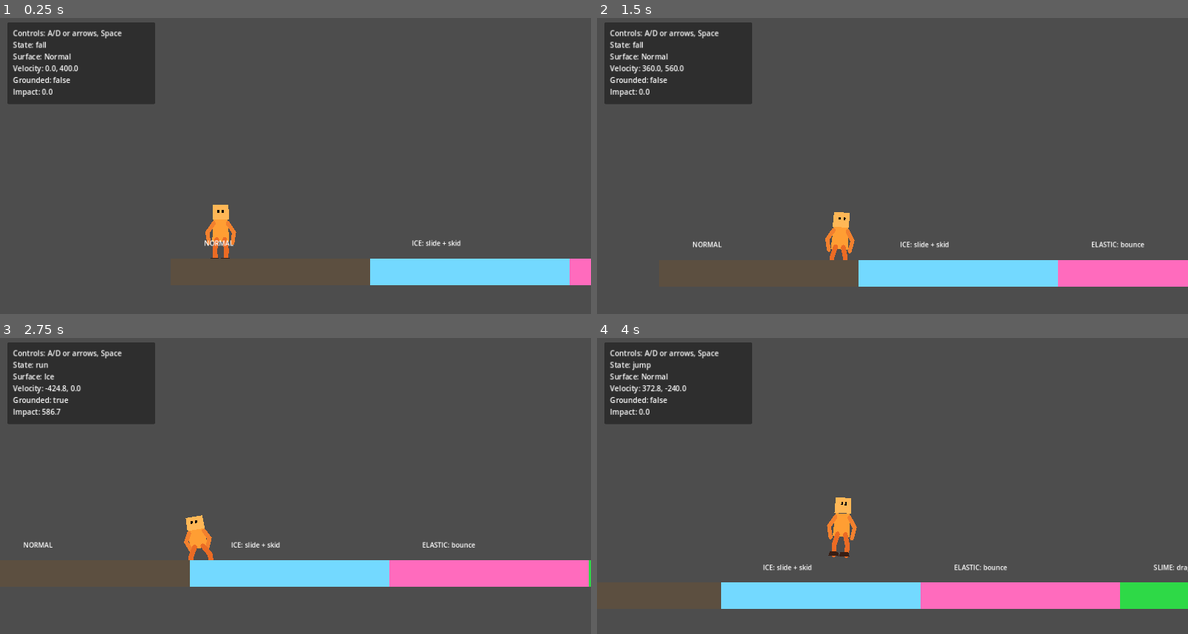
Above: before the commit, frames 1-4 (two rows, left to right).
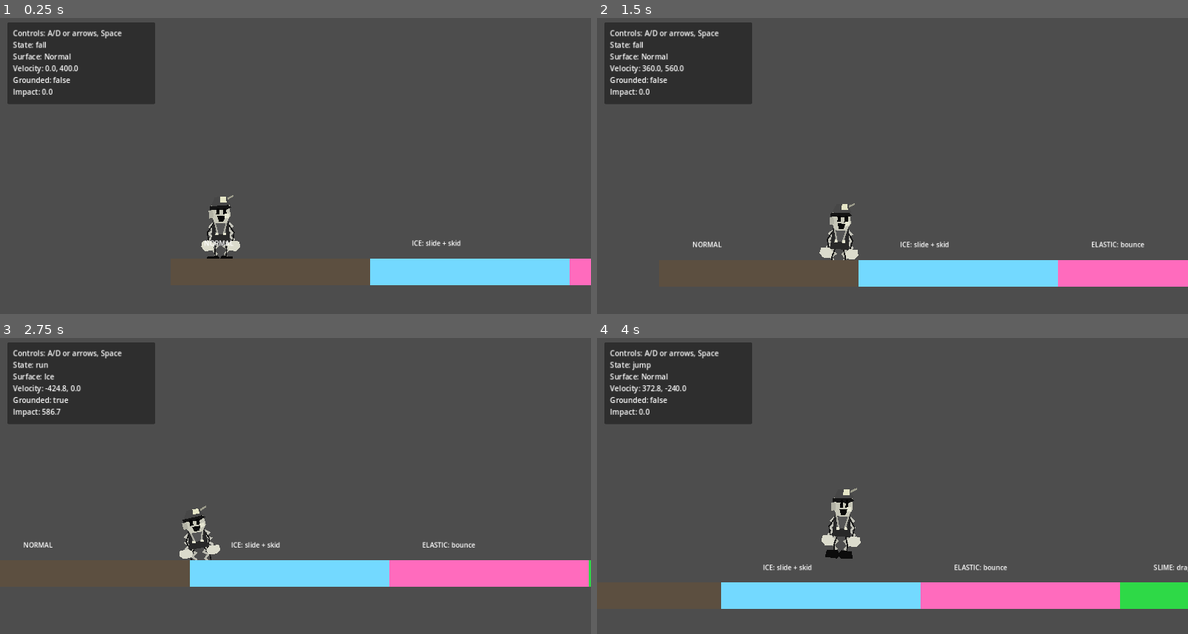
Above: after the commit, the same moments.

Repository: lseyesl/rubber-hose-animation
Game: Godot game, scene res://scenes/Main.tscn
Same seed, same stepped clock (60 frames per second), same inputs: the game is played once before the commit and once after it.
Inputs:
- Up to frame 1 (0.25 s): no input
- Up to frame 2 (1.5 s): hold D (move_right) from 0.53 s (still down); tap Space (jump) at 0.77 s
- Up to frame 3 (2.75 s): tap Space (jump) at 1.52 s; release D (move_right) at 2.03 s; hold A (move_left) from 2.03 s (still down)
- Up to frame 4 (4 s): release A (move_left) at 2.78 s; hold D (move_right) from 2.78 s (still down); tap Space (jump) at 3.02, 3.77 s

The runs differ from the first frame. In frame 1, 0.7% of the frame differs, in the area x 34-41%, y 59-82%; in frame 2, 0.7%; in frame 3, 0.6%; in frame 4, 0.8%, in the area x 38-45%, y 50-75%.

Commit message:
Redesign player character as vintage rubber-hose miner
Replace orange placeholder visuals with grayscale 1930s cartoon miner:
helmet with lamp, overalls with straps/buttons, spring coil limbs,
white gloves, oversized boots, expressive face (eyes, mouth, cheek).

Preserve all core animation node names (Body, Head, LeftArm, RightArm,
LeftLeg, RightLeg, LeftFoot, RightFoot, Head/Eyes) and types so
ToonAnimator continues working unchanged. Add decorative coil, bib,
strap, button, glove, and face nodes under VisualRoot.

Add task6_miner_visual_checks.gd test for miner visual contract.
Update .gitignore with *.uid and .DS_Store patterns.

Diff:
--- a/scenes/Player.tscn
+++ b/scenes/Player.tscn
@@ -42,66 +42,173 @@
 position = Vector2(0, -52)
 script = ExtResource("4_toon")
 
-[node name="Body" type="Polygon2D" parent="VisualRoot"]
-color = Color(1, 0.62, 0.2, 1)
-polygon = PackedVector2Array(-18, -24, 18, -24, 22, 24, -22, 24)
-
-[node name="Head" type="Polygon2D" parent="VisualRoot"]
-position = Vector2(0, -38)
-color = Color(1, 0.72, 0.34, 1)
-polygon = PackedVector2Array(-20, -16, 20, -16, 21, 16, -21, 16)
+[node name="LeftArmCoil" type="Line2D" parent="VisualRoot"]
+position = Vector2(-20, -15)
+points = PackedVector2Array(0, 0, -8, 7, 1, 14, -10, 21, -2, 28, -12, 36, -8, 45)
+width = 5.0
+default_color = Color(0.76, 0.76, 0.72, 1)
+begin_cap_mode = 2
+end_cap_mode = 2
+
+[node name="RightArmCoil" type="Line2D" parent="VisualRoot"]
+position = Vector2(20, -17)
+points = PackedVector2Array(0, 0, 9, 7, -1, 14, 11, 21, 2, 28, 13, 36, 9, 45)
+width = 5.0
+default_color = Color(0.76, 0.76, 0.72, 1)
+begin_cap_mode = 2
+end_cap_mode = 2
+
+[node name="LeftLegCoil" type="Line2D" parent="VisualRoot"]
+position = Vector2(-11, 20)
+points = PackedVector2Array(0, 0, -7, 7, 2, 14, -8, 22, 0, 30, -6, 39)
+width = 5.0
+default_color = Color(0.72, 0.72, 0.68, 1)
+begin_cap_mode = 2
+end_cap_mode = 2
+
+[node name="RightLegCoil" type="Line2D" parent="VisualRoot"]
+position = Vector2(11, 20)
+points = PackedVector2Array(0, 0, 7, 7, -2, 14, 8, 22, 0, 30, 6, 39)
+width = 5.0
+default_color = Color(0.72, 0.72, 0.68, 1)
+begin_cap_mode = 2
+end_cap_mode = 2
 
 [node name="LeftArm" type="Line2D" parent="VisualRoot"]
 position = Vector2(-18, -16)
 points = PackedVector2Array(0, 0, -16, 20, -12, 42)
-width = 10.0
-default_color = Color(0.95, 0.5, 0.18, 1)
+width = 3.0
+default_color = Color(0.08, 0.08, 0.08, 1)
 begin_cap_mode = 2
 end_cap_mode = 2
 
 [node name="RightArm" type="Line2D" parent="VisualRoot"]
 position = Vector2(18, -16)
 points = PackedVector2Array(0, 0, 16, 20, 12, 42)
-width = 10.0
-default_color = Color(0.95, 0.5, 0.18, 1)
+width = 3.0
+default_color = Color(0.08, 0.08, 0.08, 1)
 begin_cap_mode = 2
 end_cap_mode = 2
 
 [node name="LeftLeg" type="Line2D" parent="VisualRoot"]
 position = Vector2(-10, 20)
 points = PackedVector2Array(0, 0, -5, 22, -3, 42)
-width = 12.0
-default_color = Color(0.92, 0.42, 0.14, 1)
+width = 3.0
+default_color = Color(0.08, 0.08, 0.08, 1)
 begin_cap_mode = 2
 end_cap_mode = 2
 
 [node name="RightLeg" type="Line2D" parent="VisualRoot"]
 position = Vector2(10, 20)
 points = PackedVector2Array(0, 0, 5, 22, 3, 42)
-width = 12.0
-default_color = Color(0.92, 0.42, 0.14, 1)
-begin_cap_mode = 2
-end_cap_mode = 2
+width = 3.0
+default_color = Color(0.08, 0.08, 0.08, 1)
+begin_cap_mode = 2
+end_cap_mode = 2
+
+[node name="Body" type="Polygon2D" parent="VisualRoot"]
+color = Color(0.16, 0.16, 0.16, 1)
+polygon = PackedVector2Array(-20, -22, 20, -22, 24, 24, -24, 24)
+
+[node name="OverallsBib" type="Polygon2D" parent="VisualRoot"]
+position = Vector2(0, -7)
+color = Color(0.34, 0.34, 0.34, 1)
+polygon = PackedVector2Array(-12, -14, 12, -14, 14, 14, -14, 14)
+
+[node name="LeftStrap" type="Line2D" parent="VisualRoot"]
+points = PackedVector2Array(-17, -24, -7, 9)
+width = 4.0
+default_color = Color(0.66, 0.66, 0.62, 1)
+
+[node name="RightStrap" type="Line2D" parent="VisualRoot"]
+points = PackedVector2Array(17, -24, 7, 9)
+width = 4.0
+default_color = Color(0.66, 0.66, 0.62, 1)
+
+[node name="LeftButton" type="Polygon2D" parent="VisualRoot"]
+position = Vector2(-10, 7)
+color = Color(0.9, 0.9, 0.82, 1)
+polygon = PackedVector2Array(-3, -3, 3, -3, 4, 3, -4, 3)
+
+[node name="RightButton" type="Polygon2D" parent="VisualRoot"]
+position = Vector2(10, 7)
+color = Color(0.9, 0.9, 0.82, 1)
+polygon = PackedVector2Array(-3, -3, 3, -3, 4, 3, -4, 3)
+
+[node name="LeftGlove" type="Polygon2D" parent="VisualRoot"]
+position = Vector2(-32, 31)
+color = Color(0.86, 0.86, 0.8, 1)
+polygon = PackedVector2Array(-15, -8, 7, -9, 16, 0, 12, 12, -8, 13, -18, 4)
+
+[node name="RightGlove" type="Polygon2D" parent="VisualRoot"]
+position = Vector2(32, 31)
+color = Color(0.86, 0.86, 0.8, 1)
+polygon = PackedVector2Array(-7, -9, 15, -8, 18, 4, 8, 13, -12, 12, -16, 0)
 
 [node name="LeftFoot" type="Polygon2D" parent="VisualRoot"]
-position = Vector2(-13, 64)
-color = Color(0.22, 0.12, 0.08, 1)
-polygon = PackedVector2Array(-11, -4, 10, -4, 13, 5, -14, 5)
+position = Vector2(-15, 64)
+color = Color(0.05, 0.05, 0.05, 1)
+polygon = PackedVector2Array(-17, -6, 10, -8, 18, 2, 10, 10, -20, 8)
 
 [node name="RightFoot" type="Polygon2D" parent="VisualRoot"]
-position = Vector2(13, 64)
-color = Color(0.22, 0.12, 0.08, 1)
-polygon = PackedVector2Array(-10, -4, 11, -4, 14, 5, -13, 5)
+position = Vector2(15, 64)
+color = Color(0.05, 0.05, 0.05, 1)
+polygon = PackedVector2Array(-10, -8, 17, -6, 20, 8, -10, 10, -18, 2)
+
+[node name="Head" type="Polygon2D" parent="VisualRoot"]
+position = Vector2(0, -39)
+color = Color(0.78, 0.78, 0.72, 1)
+polygon = PackedVector2Array(-23, -17, 22, -17, 25, 8, 14, 24, -14, 24, -25, 8)
+
+[node name="EarLeft" type="Polygon2D" parent="VisualRoot/Head"]
+position = Vector2(-24, 5)
+color = Color(0.7, 0.7, 0.65, 1)
+polygon = PackedVector2Array(-7, -8, 4, -8, 6, 6, -5, 9)
+
+[node name="HairTuft" type="Polygon2D" parent="VisualRoot/Head"]
+position = Vector2(6, -15)
+color = Color(0.04, 0.04, 0.04, 1)
+polygon = PackedVector2Array(-9, 0, -2, -8, 2, 0, 9, -7, 7, 5)
+
+[node name="Helmet" type="Polygon2D" parent="VisualRoot/Head"]
+position = Vector2(0, -17)
+color = Color(0.28, 0.28, 0.28, 1)
+polygon = PackedVector2Array(-24, 2, -15, -15, 13, -17, 25, 0, 15, 7, -17, 7)
+
+[node name="HelmetBrim" type="Polygon2D" parent="VisualRoot/Head"]
+position = Vector2(0, -10)
+color = Color(0.08, 0.08, 0.08, 1)
+polygon = PackedVector2Array(-28, -2, 19, -5, 27, 0, 12, 6, -28, 5)
+
+[node name="HeadLamp" type="Polygon2D" parent="VisualRoot/Head"]
+position = Vector2(6, -27)
+color = Color(0.9, 0.9, 0.78, 1)
+polygon = PackedVector2Array(-7, -6, 7, -6, 9, 6, -8, 7)
+
+[node name="LampGlow" type="Polygon2D" parent="VisualRoot/Head"]
+position = Vector2(17, -29)
+color = Color(1, 1, 0.85, 0.45)
+polygon = PackedVector2Array(0, -2, 15, -8, 15, -4, 0, 3)
 
 [node name="Eyes" type="Node2D" parent="VisualRoot/Head"]
-position = Vector2(0, -3)
+position = Vector2(1, -1)
 
 [node name="LeftEye" type="Polygon2D" parent="VisualRoot/Head/Eyes"]
-position = Vector2(-6, 0)
-color = Color(0.05, 0.04, 0.04, 1)
-polygon = PackedVector2Array(-2, -3, 3, -3, 3, 3, -2, 3)
+position = Vector2(-8, 0)
+color = Color(0.03, 0.03, 0.03, 1)
+polygon = PackedVector2Array(-3, -8, 4, -8, 5, 7, -4, 7)
 
 [node name="RightEye" type="Polygon2D" parent="VisualRoot/Head/Eyes"]
-position = Vector2(6, 0)
-color = Color(0.05, 0.04, 0.04, 1)
-polygon = PackedVector2Array(-3, -3, 2, -3, 2, 3, -3, 3)
+position = Vector2(9, 0)
+color = Color(0.03, 0.03, 0.03, 1)
+polygon = PackedVector2Array(-4, -8, 3, -8, 4, 7, -5, 7)
+
+[node name="Mouth" type="Polygon2D" parent="VisualRoot/Head"]
+position = Vector2(1, 13)
+color = Color(0.04, 0.04, 0.04, 1)
+polygon = PackedVector2Array(-10, -4, 10, -4, 7, 7, -5, 9)
+
+[node name="Cheek" type="Polygon2D" parent="VisualRoot/Head"]
+position = Vector2(15, 8)
+color = Color(0.9, 0.9, 0.82, 1)
+polygon = PackedVector2Array(-5, -4, 6, -5, 7, 4, -4, 6)
--- /dev/null
+++ b/tests/task6_miner_visual_checks.gd
@@ -0,0 +1,53 @@
+extends SceneTree
+
+var failures: Array[String] = []
+
+
+func _initialize() -> void:
+	var player_scene := load("res://scenes/Player.tscn")
+	_assert(player_scene is PackedScene, "Player.tscn should load")
+	if player_scene is PackedScene:
+		var player: Node = player_scene.instantiate()
+		_assert(player.get_node_or_null("VisualRoot/Body") is Polygon2D, "Body should remain Polygon2D")
+		_assert(player.get_node_or_null("VisualRoot/Head") is Polygon2D, "Head should remain Polygon2D")
+		_assert(player.get_node_or_null("VisualRoot/Head/Helmet") is Polygon2D, "Helmet should exist")
+		_assert(player.get_node_or_null("VisualRoot/Head/HelmetBrim") is Polygon2D, "Helmet brim should exist")
+		_assert(player.get_node_or_null("VisualRoot/Head/HeadLamp") is Polygon2D, "Head lamp should exist")
+		_assert(player.get_node_or_null("VisualRoot/Head/LampGlow") is Polygon2D, "Lamp glow should exist")
+		_assert(player.get_node_or_null("VisualRoot/OverallsBib") is Polygon2D, "Overalls bib should exist")
+		_assert(player.get_node_or_null("VisualRoot/LeftStrap") is Line2D, "Left overalls strap should exist")
+		_assert(player.get_node_or_null("VisualRoot/RightStrap") is Line2D, "Right overalls strap should exist")
+		_assert(player.get_node_or_null("VisualRoot/LeftButton") is Polygon2D, "Left button should exist")
+		_assert(player.get_node_or_null("VisualRoot/RightButton") is Polygon2D, "Right button should exist")
+		_assert(player.get_node_or_null("VisualRoot/LeftArm") is Line2D, "LeftArm core animation node should stay Line2D")
+		_assert(player.get_node_or_null("VisualRoot/RightArm") is Line2D, "RightArm core animation node should stay Line2D")
+		_assert(player.get_node_or_null("VisualRoot/LeftLeg") is Line2D, "LeftLeg core animation node should stay Line2D")
+		_assert(player.get_node_or_null("VisualRoot/RightLeg") is Line2D, "RightLeg core animation node should stay Line2D")
+		_assert(player.get_node_or_null("VisualRoot/LeftArmCoil") is Line2D, "Left arm coil should exist")
+		_assert(player.get_node_or_null("VisualRoot/RightArmCoil") is Line2D, "Right arm coil should exist")
+		_assert(player.get_node_or_null("VisualRoot/LeftLegCoil") is Line2D, "Left leg coil should exist")
+		_assert(player.get_node_or_null("VisualRoot/RightLegCoil") is Line2D, "Right leg coil should exist")
+		_assert(player.get_node_or_null("VisualRoot/LeftGlove") is Polygon2D, "Left glove should exist")
+		_assert(player.get_node_or_null("VisualRoot/RightGlove") is Polygon2D, "Right glove should exist")
+		_assert(player.get_node_or_null("VisualRoot/LeftFoot") is Polygon2D, "LeftFoot boot anchor should stay Polygon2D")
+		_assert(player.get_node_or_null("VisualRoot/RightFoot") is Polygon2D, "RightFoot boot anchor should stay Polygon2D")
+		_assert(player.get_node_or_null("VisualRoot/Head/Eyes/LeftEye") is Polygon2D, "Left eye should remain under Head/Eyes")
+		_assert(player.get_node_or_null("VisualRoot/Head/Mouth") is Polygon2D, "Mouth should exist")
+		player.free()
+
+	_finish()
+
+
+func _assert(condition: bool, message: String) -> void:
+	if not condition:
+		failures.append(message)
+
+
+func _finish() -> void:
+	if failures.is_empty():
+		print("Vintage miner visual checks passed")
+		quit(0)
+		return
+	for failure in failures:
+		printerr(failure)
+	quit(1)
Not shown, changed: .gitignore
